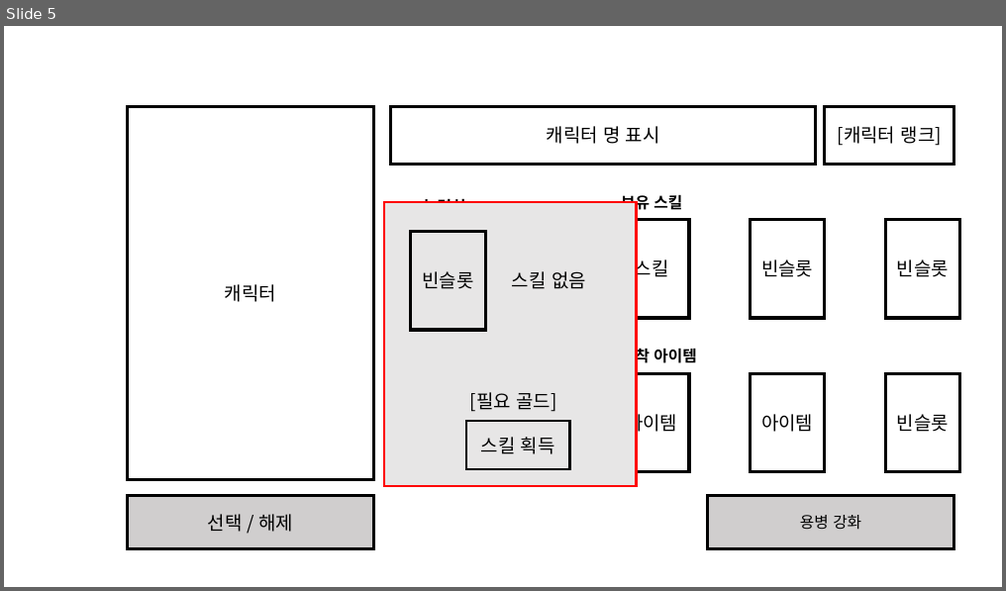
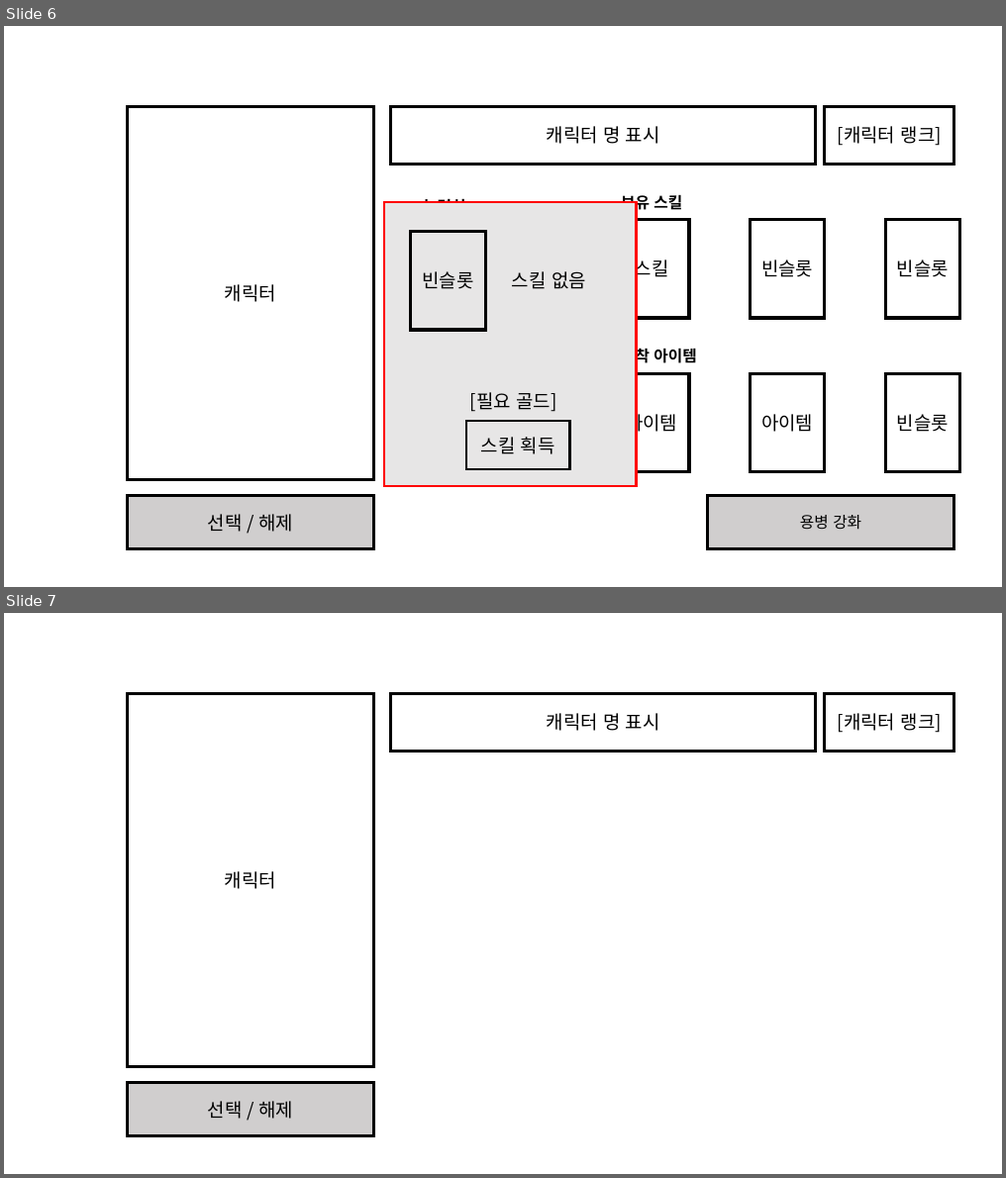
Before and after one commit to graduprojct/basefile, a slide deck: 문서/기획서 자료.pptx. Shown one above the other, each under a label of ours: slide 5 before the commit, slides 6 and 7 after it. The pictures are 1006x591 and 1006x1178 pixels, drawn with LibreOffice and Linux fonts; fonts in the diff are those of the drawing. Boxes give left, top, right and bottom in pixels: in the first picture for what was removed or moved away, otherwise in the second. Text is boxed around its words. In the diff, an @@ line names an element or a change of style, - is before the commit and + after.

```diff
--- a/문서/기획서 자료.pptx
+++ b/문서/기획서 자료.pptx
@@ slide 7 added at (4, 613, 1002, 1174), background #FFFFFF @@
@@ rectangle added at (127, 694, 374, 1067), outline #000000 3 pt, 18 pt, text #000000 @@
+캐릭터
@@ rectangle added at (391, 694, 816, 752), outline #000000 3 pt, 18 pt, text #000000 @@
+캐릭터 명 표시
@@ rectangle added at (825, 694, 954, 752), outline #000000 3 pt, 18 pt, text #000000 @@
+[캐릭터 랭크]
@@ rectangle added at (127, 1083, 374, 1137), fill #D0CECE, outline #000000 3 pt, 18 pt, text #000000 @@
+선택 / 해제
@@ what was slide 5 is now slide 6 @@
```
Also in this commit, not shown: 1 other slide added, 1 other file.
